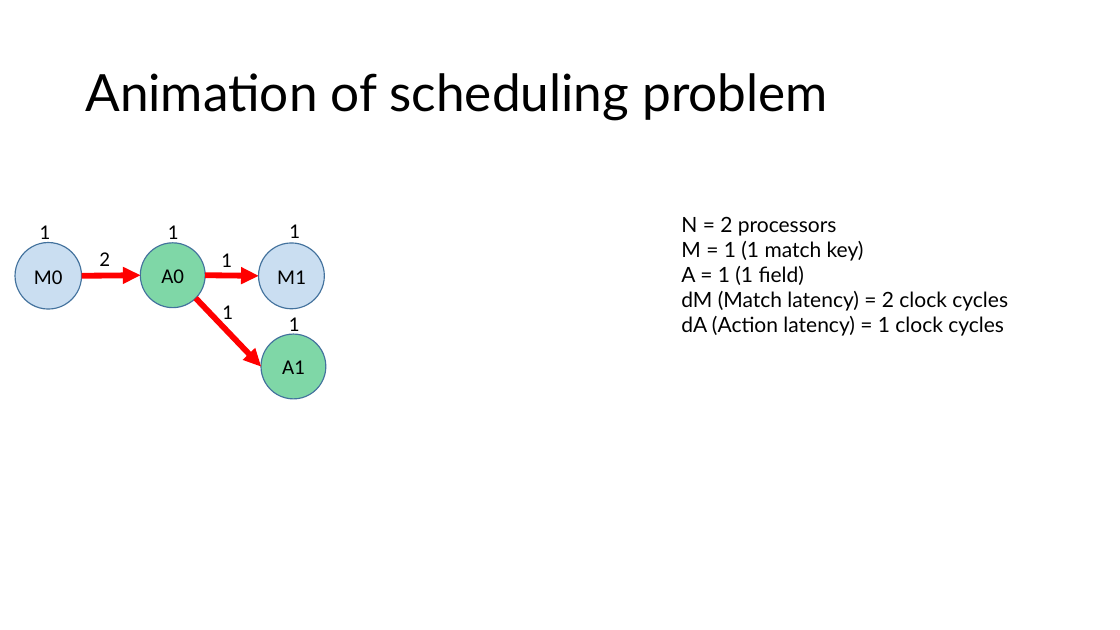
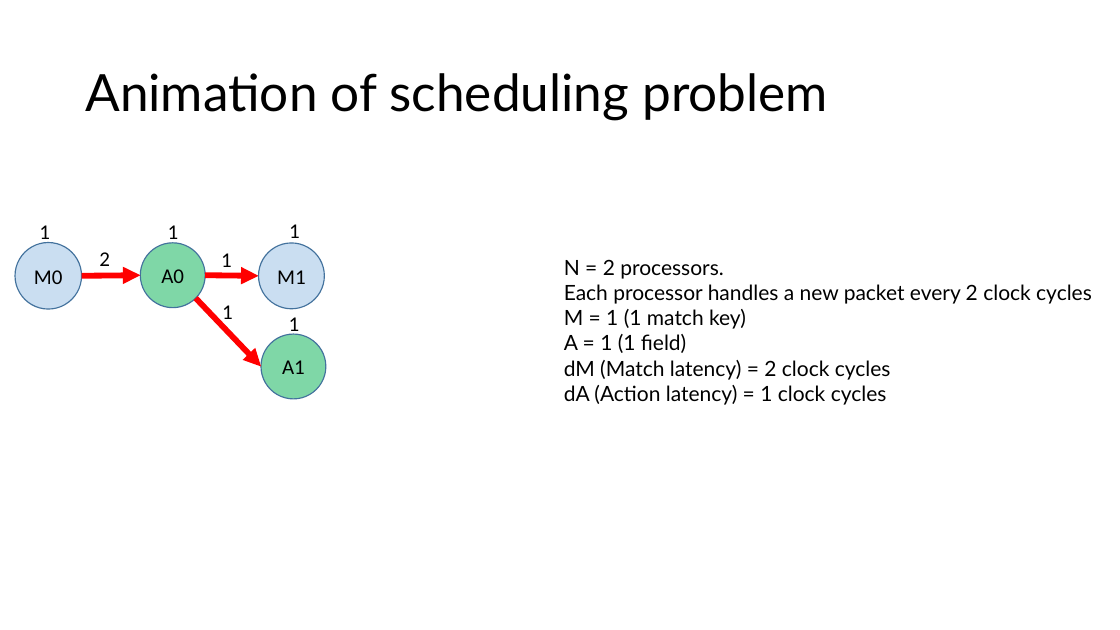
Before and after one commit to anirudhSK/drmt_talk, a slide deck: slide 16 of drmt.pptx. Drawn at 1120x630 pixels with LibreOffice and Linux fonts; fonts in the diff are those of the drawing. Boxes give left, top, right and bottom in pixels: in the first picture for what was removed or moved away, otherwise in the second. Text is boxed around its words. In the diff, an @@ line names an element or a change of style, - is before the commit and + after.

```diff
--- a/drmt.pptx
+++ b/drmt.pptx
@@ text "N = 2 processors.": place and size @@
-text "N = 2 processors." at (681,216,1008,336)
+text "N = 2 processors." at (564,259,1092,405)
@@ text at (564,259,1092,304): text changed @@
-N = 2 processors
+N = 2 processors.
+Each processor handles a new packet every 2 clock cycles
```
Also in this commit, not shown: 1 other slide changed, 1 slide added, 1 slide removed.
